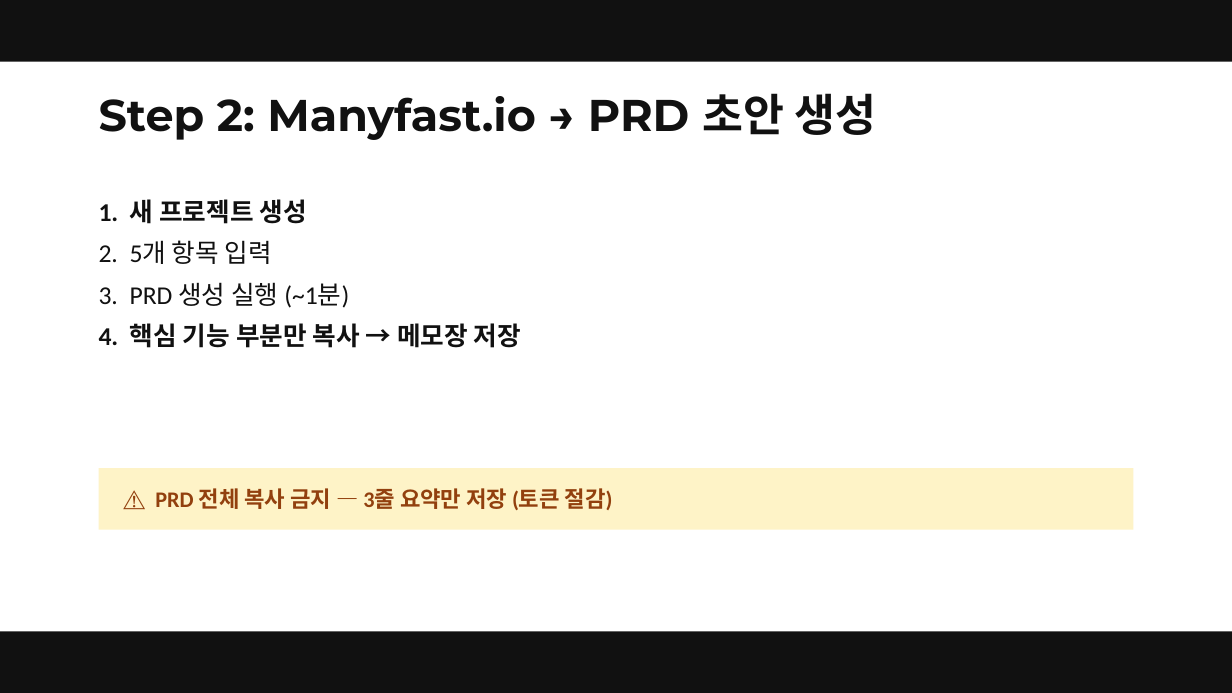
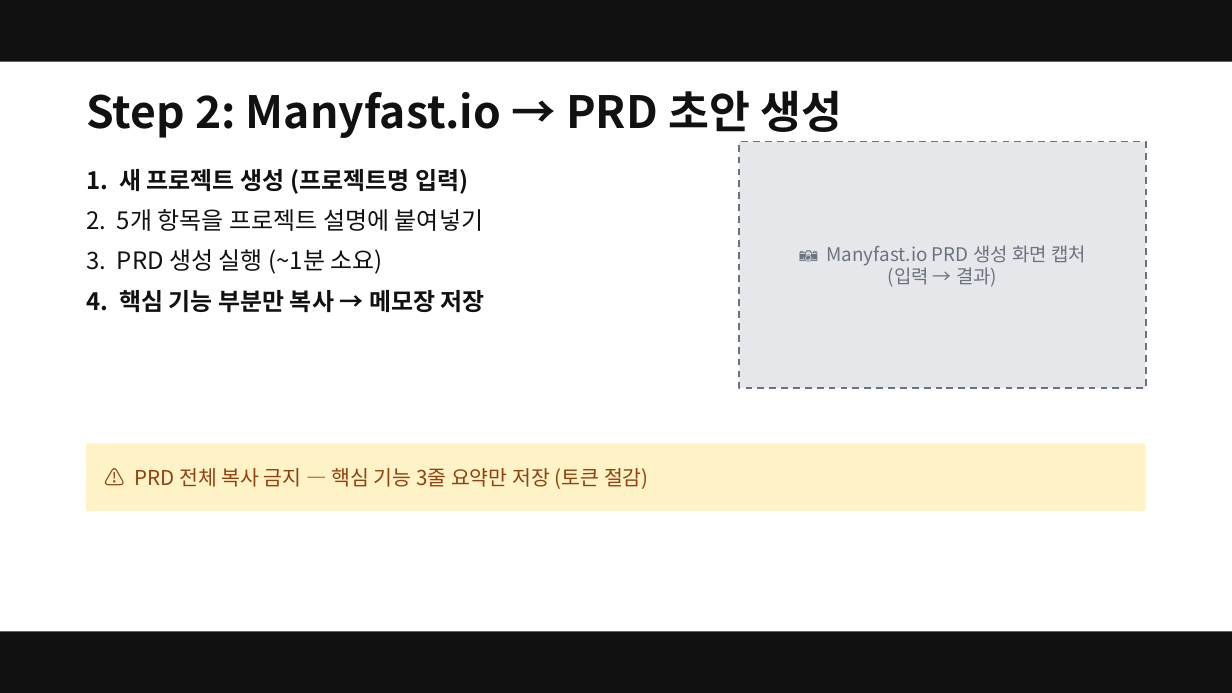
Before and after one commit to smilesjcha/ai-native-pm, a slide deck: slide 28 of projects/26Q3_Fastcampus-Lecture/assets/pptx/ai-native-pm-lecture.pptx (slide 22 before the commit). Drawn at 1232x693 pixels with LibreOffice and Linux fonts; fonts in the diff are those of the drawing. Boxes give left, top, right and bottom in pixels: in the first picture for what was removed or moved away, otherwise in the second. Text is boxed around its words. In the diff, an @@ line names an element or a change of style, - is before the commit and + after.

```diff
--- a/projects/26Q3_Fastcampus-Lecture/assets/pptx/ai-native-pm-lecture.pptx
+++ b/projects/26Q3_Fastcampus-Lecture/assets/pptx/ai-native-pm-lecture.pptx
@@ text "Step 2: Manyfast.io → PRD ...": place and size @@
-text "Step 2: Manyfast.io → PRD ..." at box(99, 93, 877, 140)
+text "Step 2: Manyfast.io → PRD ..." at box(86, 90, 843, 138)
@@ text "Step 2: Manyfast.io → PRD ..." at box(86, 90, 843, 138): font Montserrat to Noto Sans CJK KR @@
@@ rectangle added at box(739, 142, 1146, 388), fill #E5E7EB, outline #6B7280 1 pt dashed @@
@@ text at box(86, 169, 483, 274): text changed; size 15 to 14 pt; font Calibri to Noto Sans CJK KR @@
-1. 새 프로젝트 생성
-2. 5개 항목 입력
-3. PRD 생성 실행 (~1분)
+1. 새 프로젝트 생성 (프로젝트명 입력)
+2. 5개 항목을 프로젝트 설명에 붙여넣기
+3. PRD 생성 실행 (~1분 소요)
@@ text "1. 새 프로젝트 생성 (프로젝트명 ...": place and size @@
-text "1. 새 프로젝트 생성 (프로젝트명 ..." at box(99, 199, 521, 348)
+text "1. 새 프로젝트 생성 (프로젝트명 ..." at box(86, 169, 485, 312)
@@ text added at box(827, 245, 1086, 287), 11 pt, text #6B7280 @@
+📷 Manyfast.io PRD 생성 화면 캡처
+(입력 → 결과)
@@ text at box(86, 290, 485, 312): size 15 to 14 pt, font Calibri to Noto Sans CJK KR in "4. 핵심 기능 부분만 복사 → 메모장 ..."; line spacing 1.35 to 1.4 @@
@@ rectangle: place and size @@
-rectangle at box(99, 468, 1133, 530)
+rectangle at box(86, 444, 1146, 511)
@@ text at box(134, 468, 649, 489): text changed; size 13 to 12 pt; font Calibri to Noto Sans CJK KR; bold off @@
-⚠️ PRD 전체 복사 금지 — 3줄 요약만 저장 (토큰 절감)
+⚠️ PRD 전체 복사 금지 — 핵심 기능 3줄 요약만 저장 (토큰 절감)
```
Also in this commit, not shown: 25 other slides changed, 7 slides added, 1 other file.
